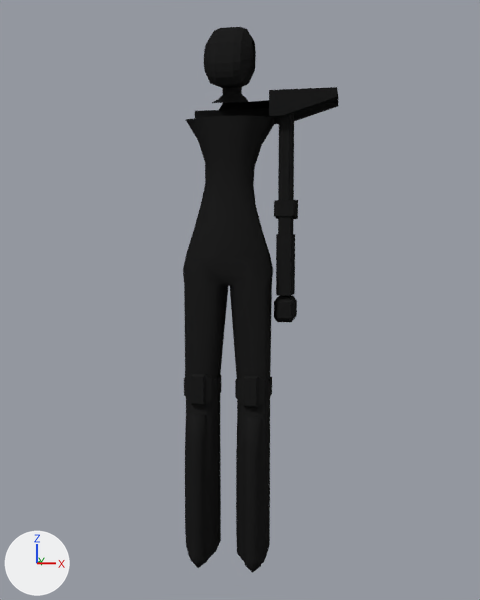
One commit to the Blender file player.blend: the scene before it, then after it.
Both versions are drawn from a 50 mm camera at (2.55, -12.81, -0.16) aimed at (0.27, 0.12, -1.26). The lights are fixed; the arrows at lower left show +X, +Y and +Z.
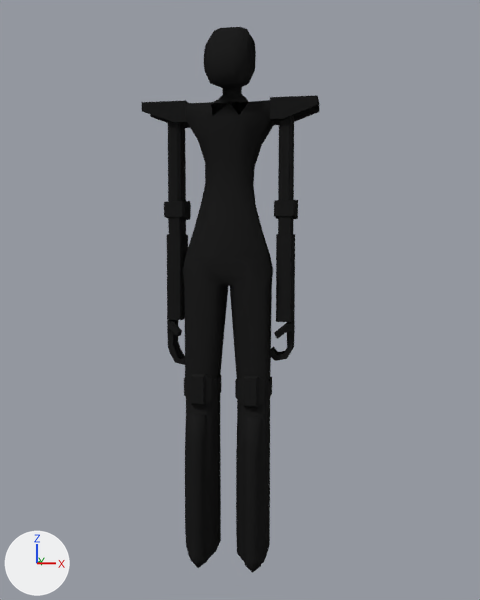
Edits to the bpy script that builds the scene:
```text
Change me_plane:
    used by ob_plane; location = (0.0, 0.0, 2.91)
    verts and faces of me_plane; kept vertices keep their numbers, new ones are numbered from 1242
    before: 150 (0.87, -0.05, -0.66) at pixel (269, 116), 196 (-0.77, 0.7, -0.66), 197 (-0.77, -0.05, -0.66) at pixel (185, 119), 211 (-0.2, -0.2, -0.65) at pixel (212, 116), 222 (-0.29, 0.79, -0.34) at pixel (218, 110)
    before: 236 (0.31, -0.2, -0.65) at pixel (238, 115), 1000 (-0.77, 0.7, -0.35) at pixel (194, 110), 1237 (-0.13, 0.51, -0.24), 1238 (0.1, -0.02, -0.36) at pixel (229, 102), 1239 (0.46, -0.02, -0.36) at pixel (248, 101)
    before: 1240 (-0.27, -0.02, -0.36) at pixel (211, 103), 1241 (0.87, -0.05, -0.36) at pixel (269, 100)
    remove me_plane.from_pydata(...)  # 1242 vertices, 1296 faces; spans x -0.79..2.13, y -0.63..0.86, z -9.53..1.1
    add me_plane.from_pydata(...)  # 1513 vertices, 1578 faces; spans x -1.65..1.77, y -0.63..0.86, z -9.53..1.1
    me_plane part 1: the loose piece of 24 vertices spanning x 1.03..1.29, y 0.05..0.52, z -2.34..-0.44 is copied, and the copy is mirrored in x about its middle, then moved by (-2.2, 0.0, 0.0); it spans x -1.17..-0.91, y 0.05..0.52, z -2.34..-0.44
    me_plane part 2: the loose piece of 34 vertices spanning x 0.94..1.37, y 0.02..0.63, z -2.56..-2.19 is copied, and the copy is mirrored in x about its middle, then moved by (-2.2, 0.0, 0.0); it spans x -1.25..-0.83, y 0.02..0.63, z -2.56..-2.19
    me_plane part 3: the loose piece of 36 vertices spanning x 0.87..2.13, y -0.15..0.73, z -0.66..-0.19 is rebuilt with 36 vertices and now spans x 0.87..1.77, y -0.05..0.63, z -0.7..-0.3
    me_plane part 4: a new loose piece of 68 vertices spanning x -1.2..-0.82, y -0.19..0.47, z -5.49..-4.59, in mat_material (black #202020)
    me_plane part 5: a new loose piece of 68 vertices spanning x 0.81..1.32, y -0.19..0.47, z -5.35..-4.59, in mat_material (black #202020)
    me_plane part 6: a new loose piece of 64 vertices spanning x -1.2..-0.88, y 0.0..0.82, z -4.57..-2.39, in mat_material (black #202020)
    me_plane part 7: a new loose piece of 36 vertices spanning x -1.65..-0.76, y -0.05..0.63, z -0.7..-0.3, in mat_material (black #202020)
    me_plane part 8
    24 vertices are removed from x 0.95..1.36, y -0.01..0.58, z -4.59..-4.09
    26 faces are deleted
    19 vertices in x 1.0..1.32, y 0.0..0.82, z -4.05 move by (0.0, 0.0, -0.52)
    me_plane part 9
    add verts[1242] = (-0.77, -0.05, -0.35)  # pixel (185, 103)
    add faces += [(222, 1000, 1237), (196, 197, 1242, 1000), (1000, 1242, 1240, 1237), (197, 211, 1240, 1242), (211, 1240, 1238), (211, 236, 1238)]  # smooth
    add faces += [(236, 1238, 1239), (150, 1241, 1239, 236)]  # smooth
```

Pixel boxes [x1, y1, x2, y2] of what changed, in the pictures (480 x 600 px):
'Plane', reshaped (15% wider): before [183, 27, 339, 573]; after [141, 27, 320, 573]
part 1 of me_plane, added (black): after [168, 121, 186, 202]
part 2 of me_plane, added (black): after [164, 201, 191, 220]
part 3 of me_plane, rebuilt (28% narrower, 18% shorter): before [269, 87, 339, 124]; after [270, 95, 320, 125]
part 4 of me_plane, added (black): after [167, 320, 185, 365]
part 5 of me_plane, added (black): after [269, 320, 295, 361]
part 6 of me_plane, added (black): after [167, 217, 188, 320]
part 7 of me_plane, added (black): after [141, 100, 190, 128]
part 8 of me_plane, cut back: before [274, 234, 297, 322]; after [276, 234, 295, 322]
part 9 of me_plane, added (black): after [185, 100, 270, 119]
